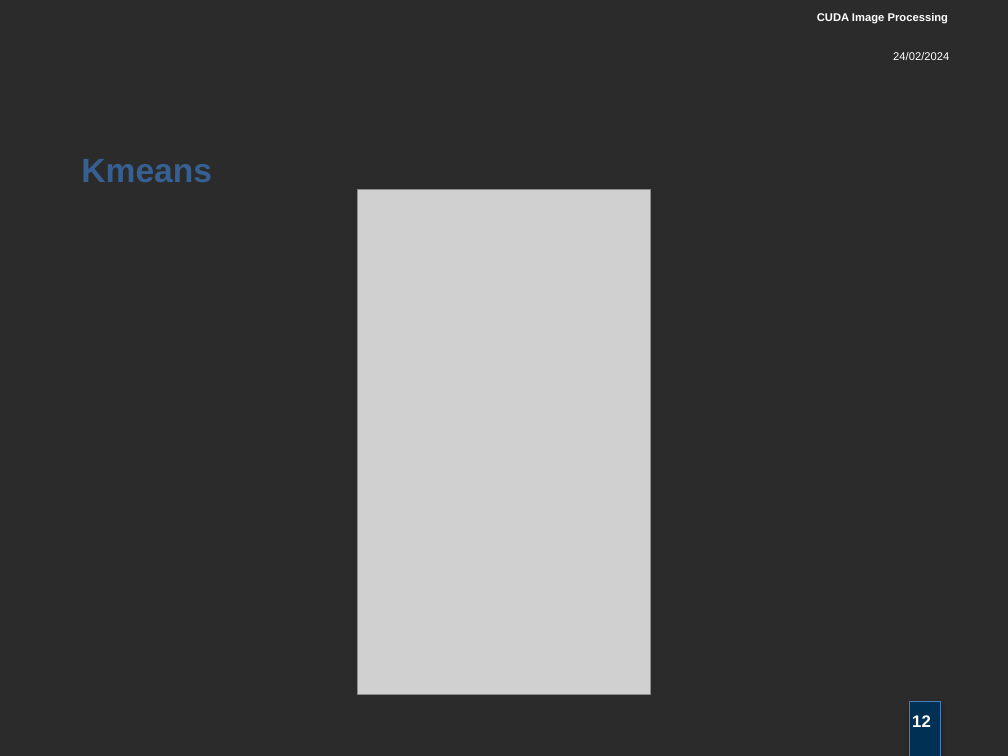
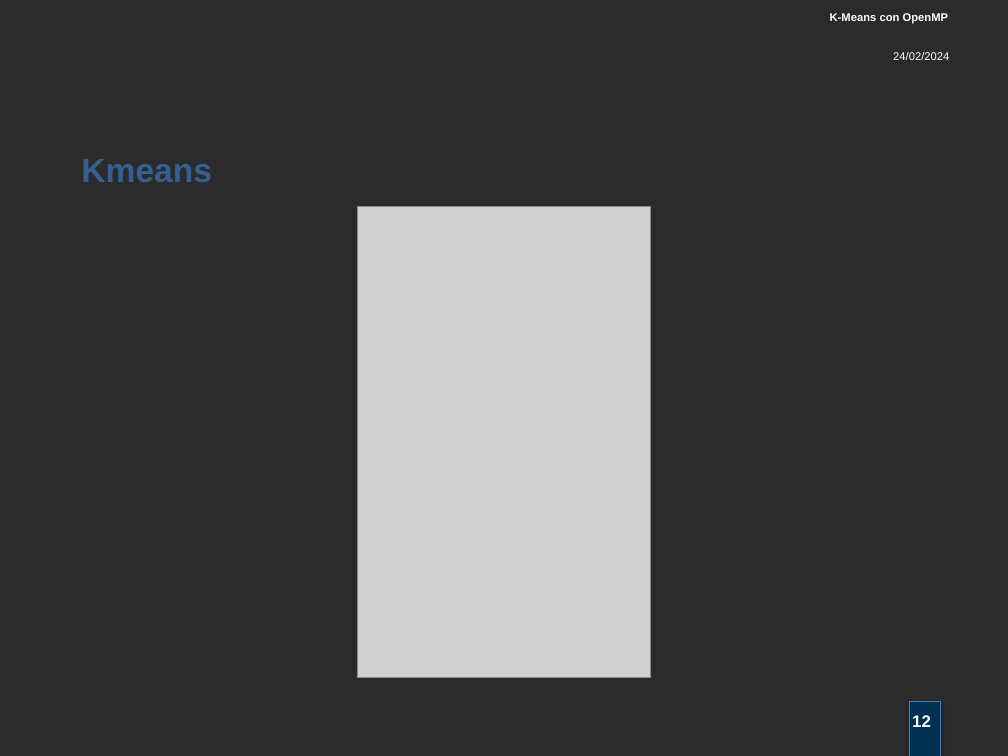
Before and after one commit to Pikerozzo/openmp-kmeans, a slide deck: slide 12 of docs/K-Means con OpenMP.pptx. Drawn at 1008x756 pixels with LibreOffice and Linux fonts; fonts in the diff are those of the drawing; grey boxes stand for pictures; background and template pictures are left out; a plain dark background stands for a picture behind light text. Boxes give left, top, right and bottom in pixels: in the first picture for what was removed or moved away, otherwise in the second. Text is boxed around its words. In the diff, an @@ line names an element or a change of style, - is before the commit and + after.

```diff
--- a/docs/K-Means con OpenMP.pptx
+++ b/docs/K-Means con OpenMP.pptx
@@ text at box(830, 13, 949, 24): text changed @@
-CUDA Image Processing
+K-Means con OpenMP
@@ picture: place and size @@
-picture at box(357, 190, 650, 695)
+picture at box(357, 207, 650, 677)
```
Also in this commit, not shown: 24 other slides changed.
